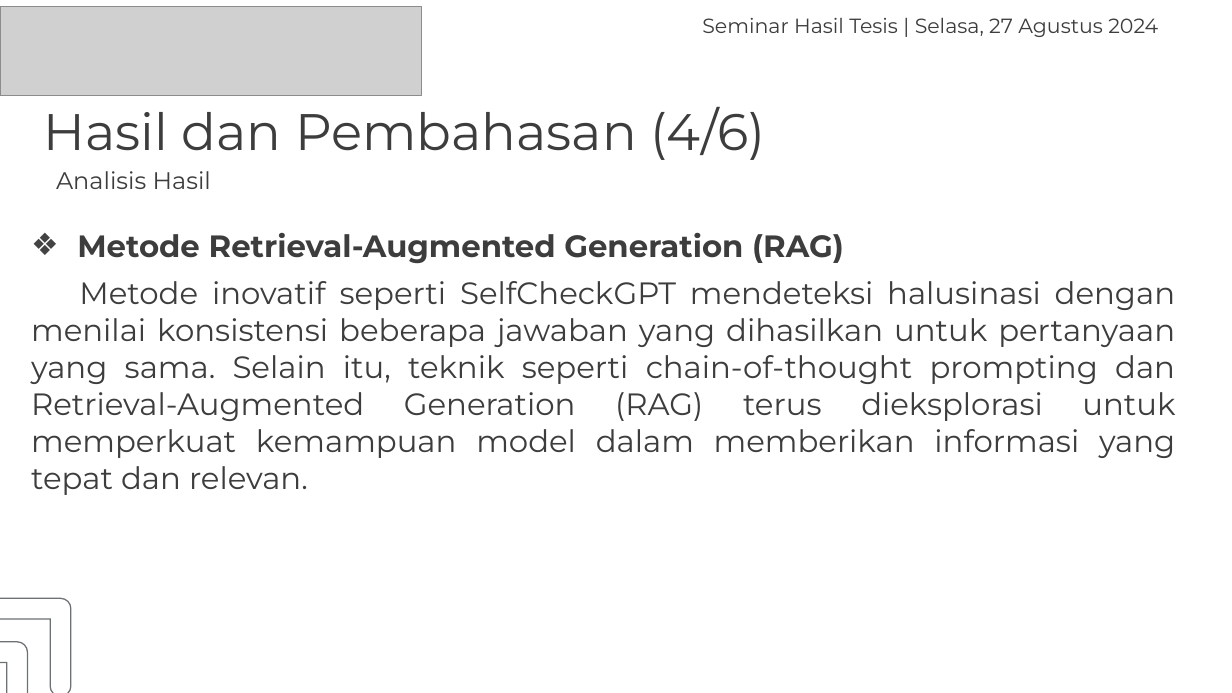
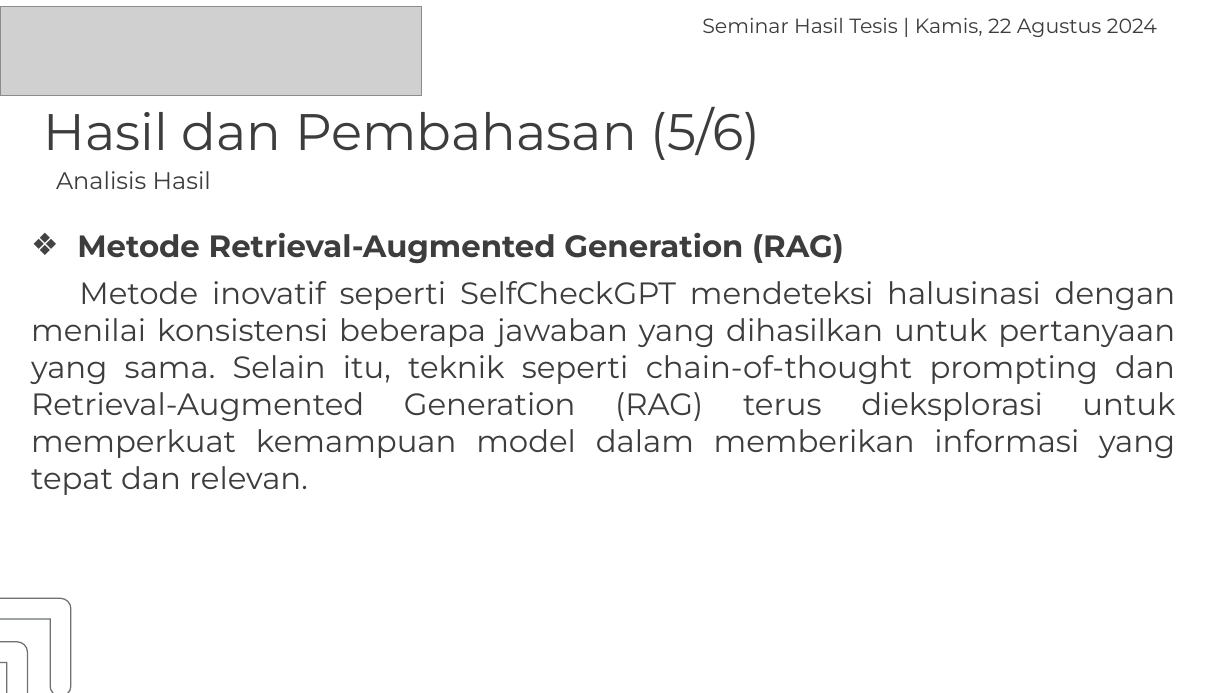
Before and after one commit to haryra/Tesis-s2-ai, a slide deck: slide 34 of Presentasi Hasil Tesis Hary Rachmat 2108207010009.pptx. Drawn at 1232x693 pixels with LibreOffice and Linux fonts; fonts in the diff are those of the drawing; grey boxes stand for pictures. Boxes give left, top, right and bottom in pixels: in the first picture for what was removed or moved away, otherwise in the second. Text is boxed around its words. In the diff, an @@ line names an element or a change of style, - is before the commit and + after.

Commit message:
Commit 9 PPT Seminar Hasil Perbaiki
PPT Seminar Hasil Perbaiki yang Kurang penomoran dan penambahan Keterangan

```diff
--- a/Presentasi Hasil Tesis Hary Rachmat 2108207010009.pptx
+++ b/Presentasi Hasil Tesis Hary Rachmat 2108207010009.pptx
@@ text at [702,18,1157,37]: text changed @@
-Seminar Hasil Tesis | Selasa, 27 Agustus 2024
+Seminar Hasil Tesis | Kamis, 22 Agustus 2024
@@ title at [44,107,760,160]: text changed @@
-Hasil dan Pembahasan (4/6)
+Hasil dan Pembahasan (5/6)
```
Also in this commit, not shown: 36 other slides changed.
